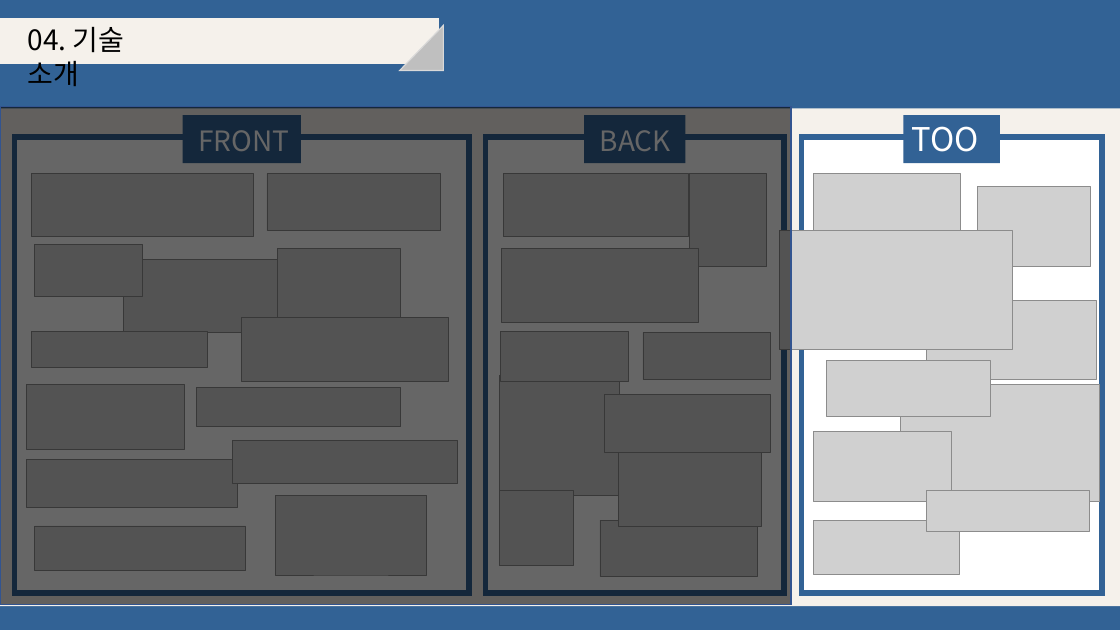
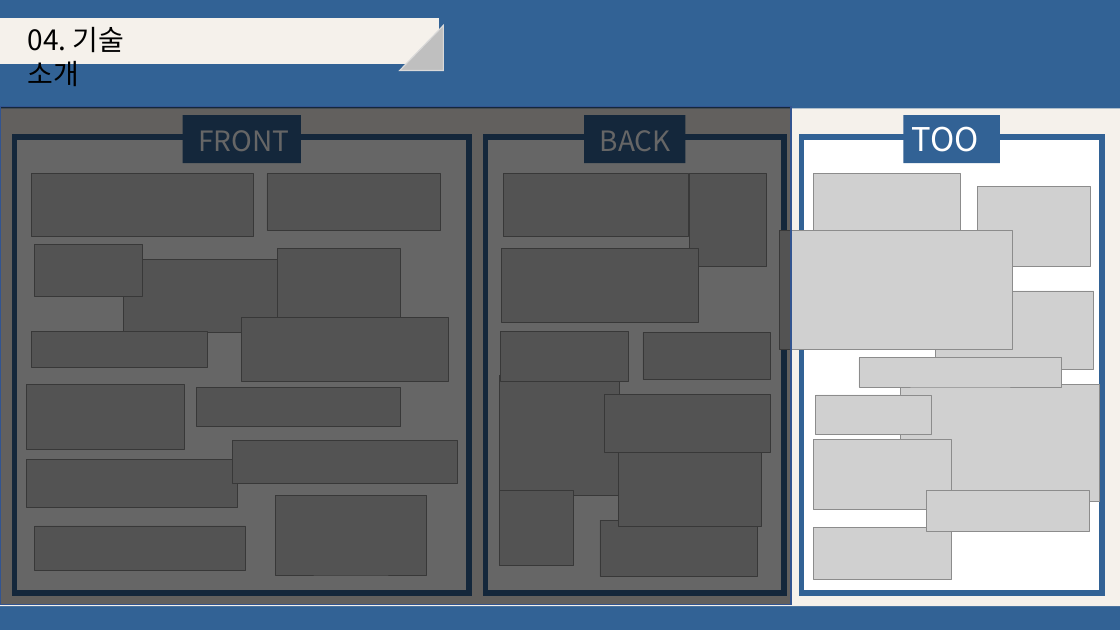
Before and after one commit to djyoon956/OWL_Refactoring, a slide deck: slide 23 of 4조/발표영상 및 PPT/OWL.pptx. Drawn at 1120x630 pixels with LibreOffice and Linux fonts; fonts in the diff are those of the drawing; grey boxes stand for pictures. Boxes give left, top, right and bottom in pixels: in the first picture for what was removed or moved away, otherwise in the second. Text is boxed around its words. In the diff, an @@ line names an element or a change of style, - is before the commit and + after.

```diff
--- a/4조/발표영상 및 PPT/OWL.pptx
+++ b/4조/발표영상 및 PPT/OWL.pptx
@@ picture: place and size @@
-picture at <box>927,301,1096,379</box>
+picture at <box>936,291,1095,369</box>
@@ picture added at <box>860,358,1063,387</box> @@
@@ picture: place and size @@
-picture at <box>827,360,991,417</box>
+picture at <box>816,395,932,434</box>
@@ picture: place and size @@
-picture at <box>813,431,952,502</box>
+picture at <box>813,439,952,510</box>
@@ picture: place and size @@
-picture at <box>814,520,960,575</box>
+picture at <box>814,528,952,580</box>
```
Also in this commit, not shown: 1 other file.
